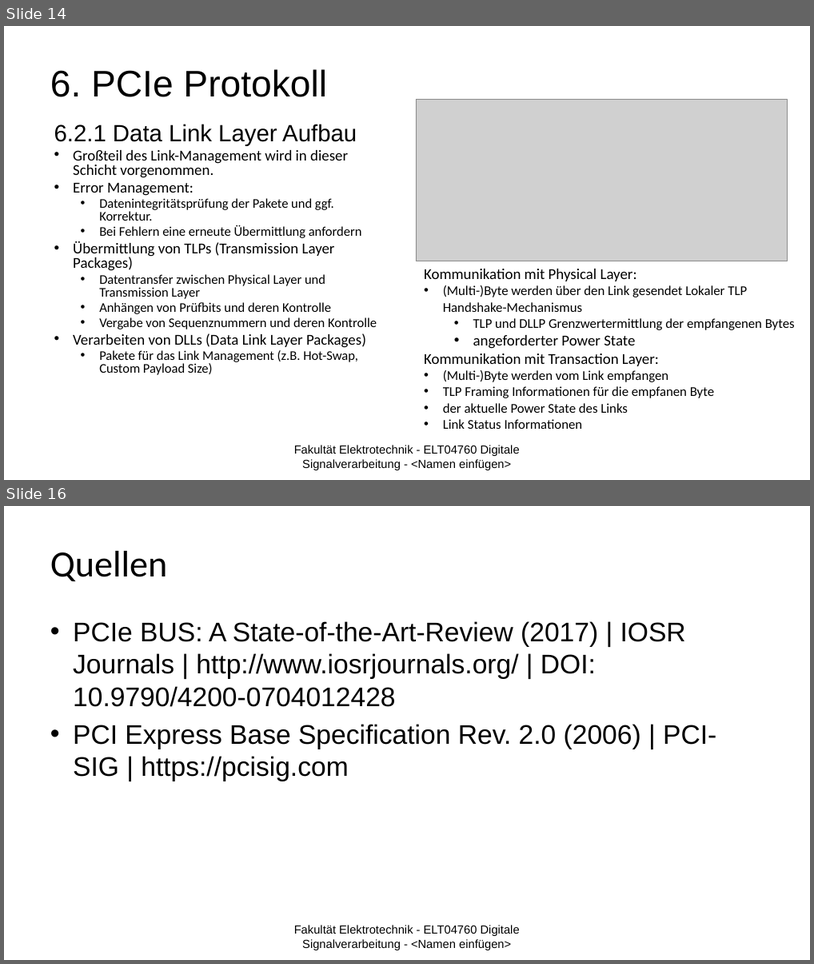
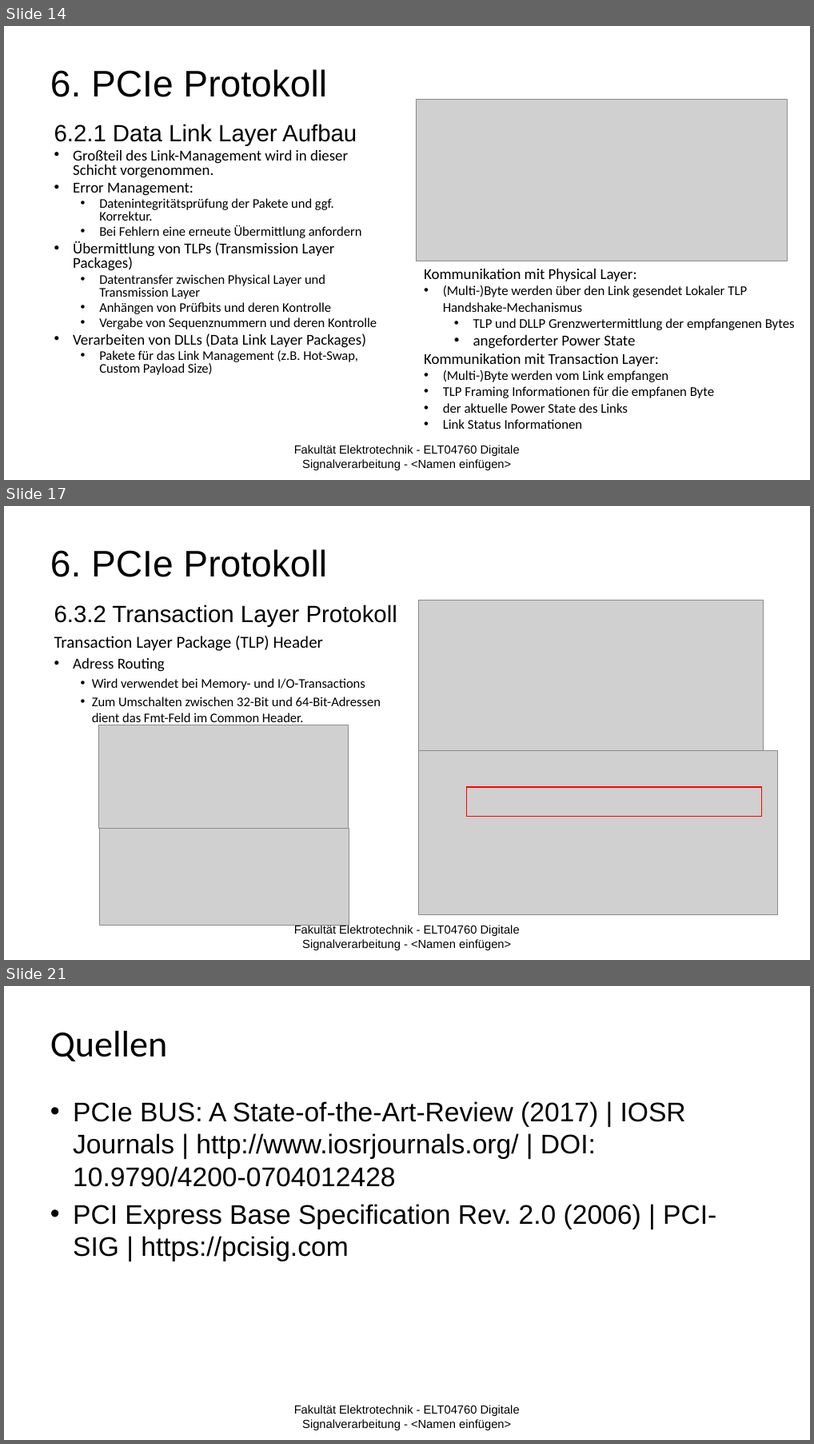
Before and after one commit to JustusDinera/Digitale-Signalverarbeitung, a slide deck: PCI Express_2.pptx. Shown one above the other, each under a label of ours: slides 14 and 16 before the commit, slides 14, 17 and 21 after it; the slides between them are not shown. The pictures are 814x964 and 814x1444 pixels, drawn with LibreOffice and Linux fonts; fonts in the diff are those of the drawing; grey boxes stand for pictures; background and template pictures are left out. Boxes give left, top, right and bottom in pixels: in the first picture for what was removed or moved away, otherwise in the second. Text is boxed around its words. In the diff, an @@ line names an element or a change of style, - is before the commit and + after.

```diff
--- a/PCI Express_2.pptx
+++ b/PCI Express_2.pptx
@@ slide 17 added at (x1=4, y1=506, x2=810, y2=960), background picture (left out) @@
@@ title added at (x1=50, y1=549, x2=327, y2=577), 44 pt, text #000000 @@
+6. PCIe Protokoll
@@ picture added at (x1=418, y1=600, x2=764, y2=751) @@
@@ text added at (x1=54, y1=604, x2=398, y2=726), 15.8 pt, text #000000 @@
+6.3.2 Transaction Layer Protokoll
+Transaction Layer Package (TLP) Header
+• Adress Routing
+  • Wird verwendet bei Memory- und I/O-Transactions
+  • Zum Umschalten zwischen 32-Bit und 64-Bit-Adressen dient das Fmt-Feld im Common Header.
@@ picture added at (x1=98, y1=725, x2=348, y2=828) @@
@@ picture added at (x1=418, y1=751, x2=778, y2=914) @@
@@ rectangle added at (x1=466, y1=788, x2=762, y2=816), outline #FF0000 1.5 pt @@
@@ picture added at (x1=99, y1=828, x2=349, y2=925) @@
@@ text added at (x1=294, y1=924, x2=520, y2=950), 14 pt, text #000000 @@
+Fakultät Elektrotechnik - ELT04760 Digitale Signalverarbeitung - <Namen einfügen>
@@ what was slide 16 is now slide 21 @@
```
Also in this commit, not shown: 2 slides changed, 4 other slides added.
